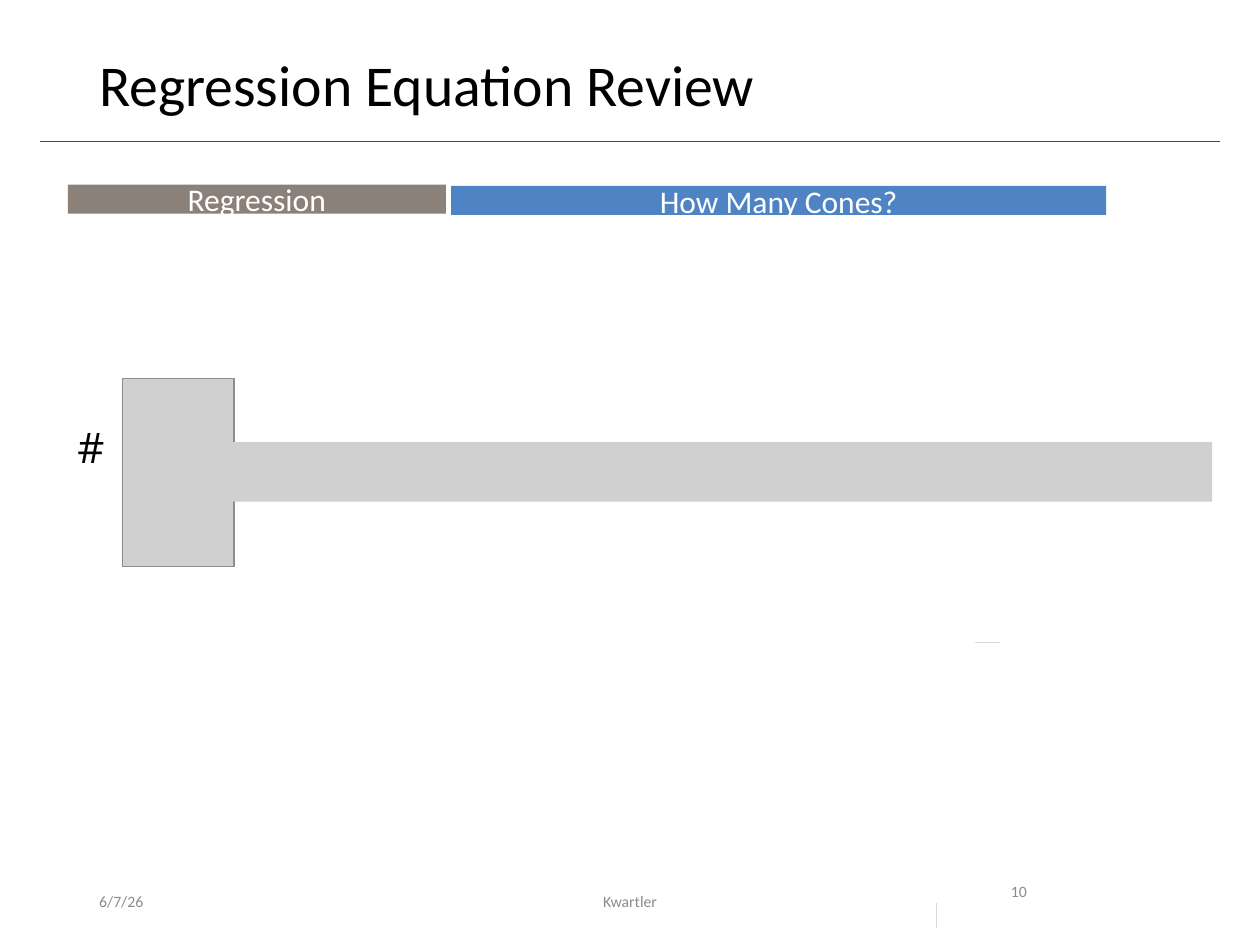
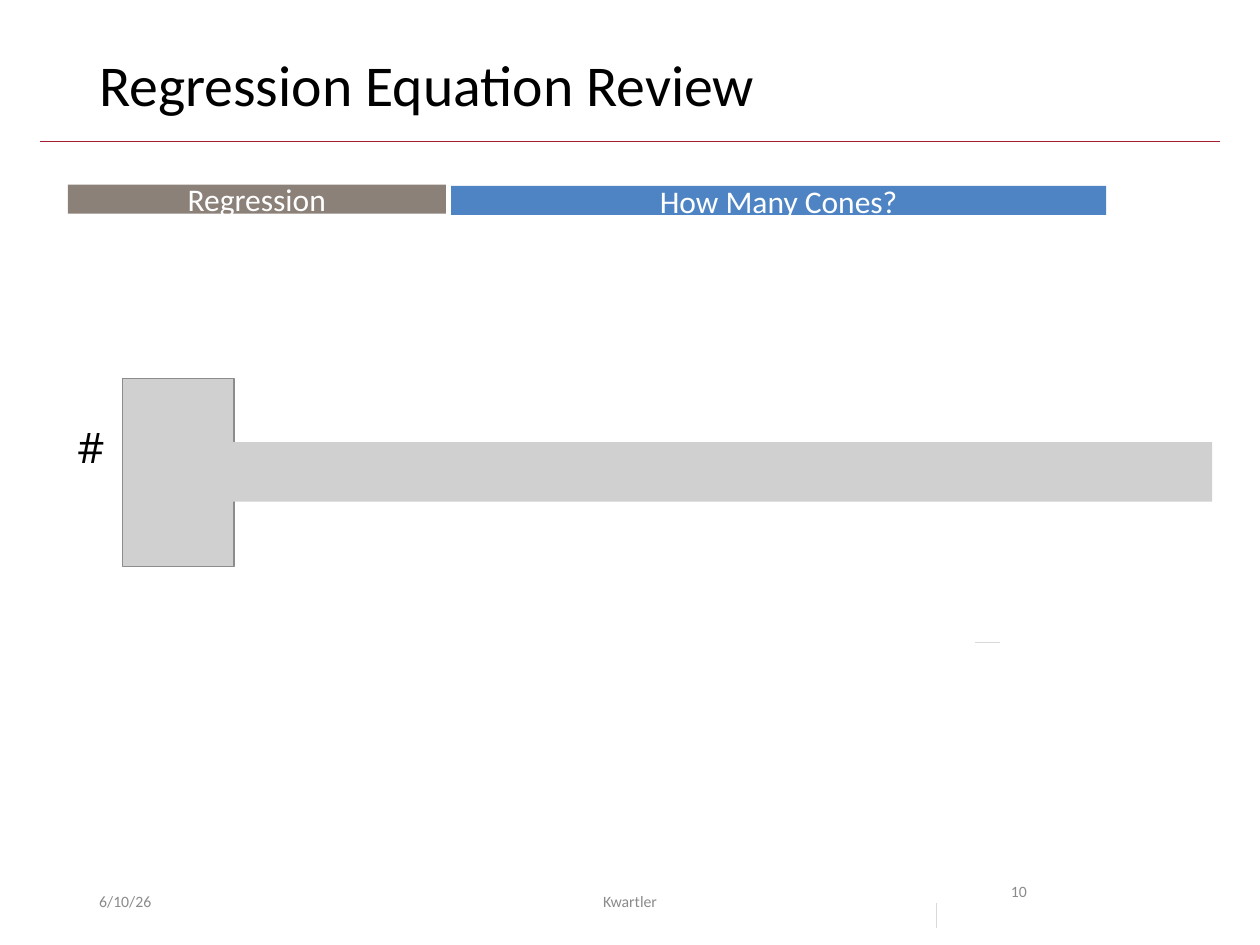
Before and after one commit to kwartler/GSERM_2025, a slide deck: slide 10 of lessons/Day3/C_regression.pptx. Drawn at 1260x945 pixels with LibreOffice and Linux fonts; fonts in the diff are those of the drawing; grey boxes stand for pictures. Boxes give left, top, right and bottom in pixels: in the first picture for what was removed or moved away, otherwise in the second. Text is boxed around its words. In the diff, an @@ line names an element or a change of style, - is before the commit and + after.

```diff
--- a/lessons/Day3/C_regression.pptx
+++ b/lessons/Day3/C_regression.pptx
@@ text at bbox=[99, 896, 151, 908]: text changed @@
-6/7/26
+6/10/26
```
Also in this commit, not shown: 46 other slides changed, 1 other file.
